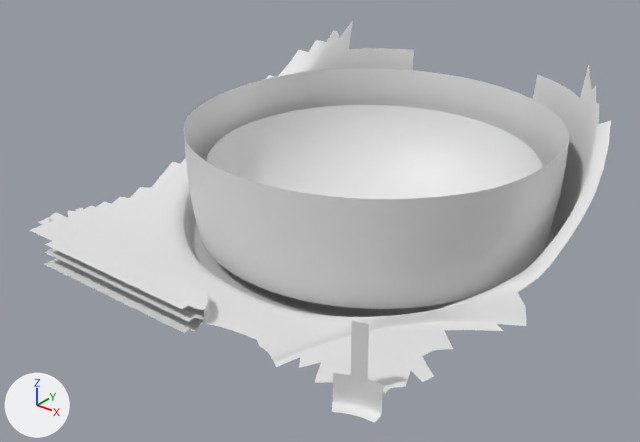
The OBJ model PadForge.App/3DModels/DS4/JetBlack/RightStickClick.obj as it was, and as the next commit left it.
Rendered twice from a 50 mm lens placed at (64.5, -29.6, 14.1), pointed at (24.9, 19.8, -16.5). Every picture has the same lights, and +X, +Y and +Z are marked at lower left. The first picture is the older version. Where no turn or scale is listed for an object, it has been applied to the vertices. Vertices at exactly the same position are counted once.

The older version as bpy lines, for what is in view:
```python
me_rightstickclick = bpy.data.meshes.new('RightStickClick')
me_rightstickclick.from_pydata(...)  # 3312 vertices, 3124 faces; spans x 6.3..43.9, y 3.1..39.8, z -23.1..-4.8
ob_rightstickclick = bpy.data.objects.new('RightStickClick', me_rightstickclick)
ob_rightstickclick.location = (0.0, 0.0, 0.0)
```
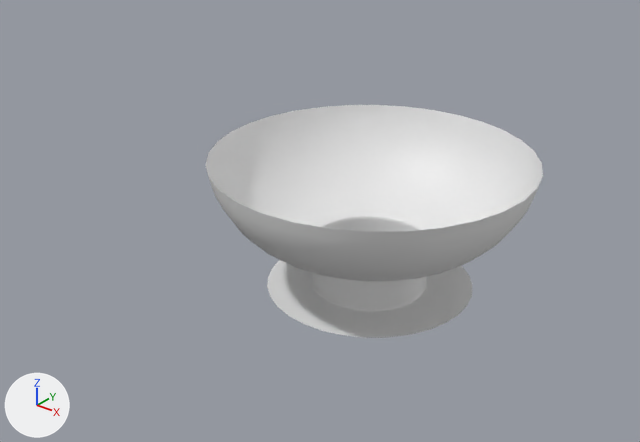
What differs and where, as boxes [x1, y1, x2, y2] in the pictures (640 x 442 px):
'RightStickClick', reshaped (42% narrower, 42% shorter): before [30, 20, 611, 423]; after [205, 105, 543, 338]
part 1 of me_rightstickclick, deleted: before [30, 20, 611, 395]
part 2 of me_rightstickclick, deleted: before [45, 249, 204, 333]
part 3 of me_rightstickclick, deleted: before [332, 373, 383, 423]

The edits, one by one:
me_rightstickclick is used by ob_rightstickclick; location (0.0, 0.0, 0.0).
me_rightstickclick had 3312 vertices, 3124 faces and spanned x 6.3..43.9, y 3.1..39.8, z -23.1..-4.8.
me_rightstickclick now has 704 vertices, 672 faces and spans x 13.9..40.1, y 10.8..37.0, z -23.1..-11.9.
me_rightstickclick part 1: the loose piece of 2428 vertices spanning x 6.3..43.9, y 3.2..39.8, z -19.7..-4.8 is deleted.
me_rightstickclick part 2: the loose piece of 152 vertices spanning x 11.9..27.9, y 3.1..6.1, z -17.7..-16.8 is deleted.
me_rightstickclick part 3: the loose piece of 28 vertices spanning x 37.6..40.7, y 4.5..6.0, z -19.5..-17.2 is deleted.
